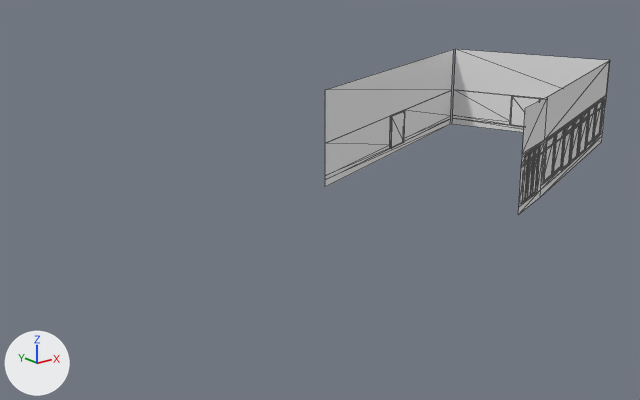
One commit to the glTF model public/assets/hasselby/station_hall.glb: the scene before it, then after it.
One viewpoint serves both versions: a camera (50 mm lens) standing at (-72.9, -35.0, 15.1) and looking at (-42.9, 2.5, 0.1). The axes (+X, +Y, +Z) are drawn at lower left. The lights are the same throughout. The older version comes first. Mesh edges are drawn as thin lines. Vertices at exactly the same position are counted once.

Names of what the first picture shows: 'station_hall'.
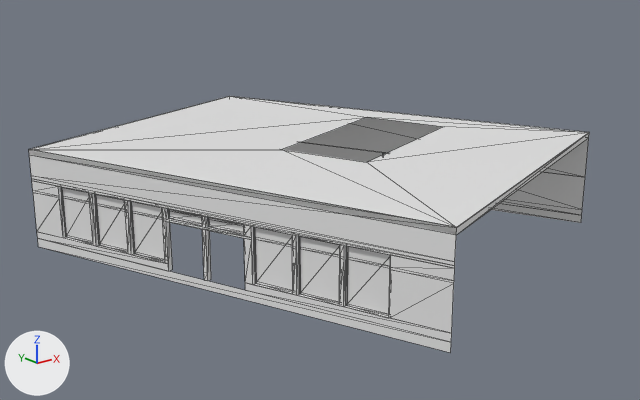
What the commit changed:
Material 'window_frame' (mat_window_frame) is new.
Its base color is (0.8, 0.8, 0.8) (white #e7e7e7).
Material 'wood_door' (mat_wood_door) is new.
Its base color is (0.8, 0.8, 0.8) (white #e7e7e7).
Material 'roof_felt' (mat_roof_felt) is new.
Its base color is (0.8, 0.8, 0.8) (white #e7e7e7).
Material 'concrete_cast' (mat_concrete_cast) is new.
Its base color is (0.8, 0.8, 0.8) (white #e7e7e7).
Material 'brick_brown' (mat_brick_brown) is new.
Its base color is (0.8, 0.8, 0.8) (white #e7e7e7).
Material 'metal_dark' (mat_metal_dark) is new.
Its base color is (0.8, 0.8, 0.8) (white #e7e7e7).
me_station_hall is used by ob_station_hall; location (0.0, 0.0, 0.0).
me_station_hall had 468 vertices, 452 faces and spanned x -40.1..-16.8, y -5.5..12.8, z -0.3..5.7.
me_station_hall now has 298 vertices, 282 faces and spans x -57.9..-33.9, y -14.7..11.5, z -0.2..4.8.
me_station_hall part 1: the loose piece of 12 vertices spanning x -34.6..-33.9, y -5.1..-4.9, z 0.2..2.4 is scaled about its middle by (0.994, -7.4, 1.15), then moved by (-17.2, -6.2, 0.6).
me_station_hall part 2: the loose piece of 12 vertices spanning x -33.8..-33.1, y -4.8..-4.6, z 0.2..2.4 is scaled about its middle by (0.994, -7.4, 1.15), then moved by (-18.7, -4.4, 0.6).
me_station_hall part 3: the loose piece of 12 vertices spanning x -33.0..-32.3, y -4.5..-4.3, z 0.2..2.4 is scaled about its middle by (0.994, -7.4, 1.15), then moved by (-20.3, -2.7, 0.6).
me_station_hall part 4: the loose piece of 12 vertices spanning x -34.6..-33.9, y -5.2..-4.9, z 2.5..3.0 is scaled about its middle by (1.01, -7.51, 1), then moved by (-19.5, 0.2, 0.2).
me_station_hall part 5: the loose piece of 12 vertices spanning x -31.0..-29.2, y -3.8..-3.1, z 0.4..3.0 is scaled about its middle by (0.375, -2.53, 0.16), then moved by (-24.4, 0.7, 1.2).
me_station_hall part 6: the loose piece of 12 vertices spanning x -29.1..-27.2, y -3.1..-2.3, z 0.4..3.0 is scaled about its middle by (0.375, -2.53, 1.01), then moved by (-27.1, 2.0, 0.2).
me_station_hall part 7: the loose piece of 12 vertices spanning x -27.1..-25.3, y -2.2..-1.5, z 0.2..2.4 is scaled about its middle by (0.372, -2.52, 1.15), then moved by (-29.8, 3.2, 0.6).
me_station_hall part 8: the loose piece of 12 vertices spanning x -31.6..-29.6, y 8.6..9.4, z 0.2..2.5 is scaled about its middle by (-0.334, 2.31, 1.12), then moved by (-26.2, -5.6, 0.6).
me_station_hall part 9: 21 loose pieces with 360 vertices, spanning x -40.1..-16.8, y -5.5..12.8, z -0.3..5.7, are deleted.
me_station_hall part 10: 190 vertices added at x -57.9..-33.9, y -14.7..11.5, z -0.2..4.8.
Other edits to the shape of me_station_hall do not show in these pictures.
me_station_hall gains material mat_concrete_cast (white #e7e7e7).
me_station_hall gains material mat_brick_brown (white #e7e7e7).
me_station_hall gains material mat_window_frame (white #e7e7e7).
me_station_hall gains material mat_wood_door (white #e7e7e7).
me_station_hall gains material mat_roof_felt (white #e7e7e7).
me_station_hall gains material mat_metal_dark (white #e7e7e7).

Boxes [x1, y1, x2, y2] around the edits, measured in the pictures (640 x 400 px; the box of a moved part takes in the faces that stretch with it):
'station_hall', reshaped (96% wider, 55% taller): before [325, 49, 610, 214]; after [29, 96, 589, 353]
part 1 of me_station_hall, moved or reshaped: before [523, 167, 528, 202]; after [346, 246, 389, 316]
part 2 of me_station_hall, moved or reshaped: before [528, 165, 533, 198]; after [299, 236, 340, 304]
part 3 of me_station_hall, moved or reshaped: before [533, 161, 538, 194]; after [254, 227, 293, 292]
part 4 of me_station_hall, moved or reshaped (not visible before): after [208, 217, 244, 234]
part 5 of me_station_hall, moved or reshaped: before [544, 135, 555, 182]; after [168, 209, 202, 225]
part 6 of me_station_hall, moved or reshaped: before [554, 128, 565, 173]; after [131, 201, 165, 261]
part 7 of me_station_hall, moved or reshaped: before [563, 134, 572, 168]; after [95, 194, 128, 252]
part 8 of me_station_hall, moved or reshaped (not visible before): after [61, 187, 93, 243]
part 9 of me_station_hall, deleted: before [325, 49, 610, 214]
part 10 of me_station_hall, added: after [29, 96, 589, 353]
